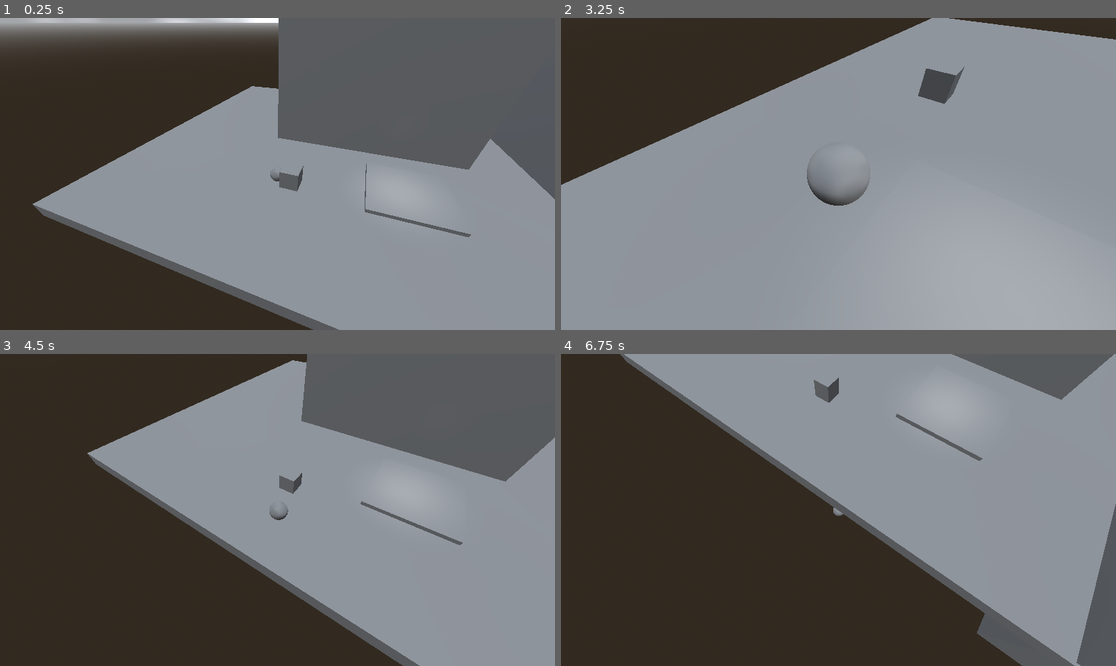
Above: before the commit, frames 1-4 (two rows, left to right).
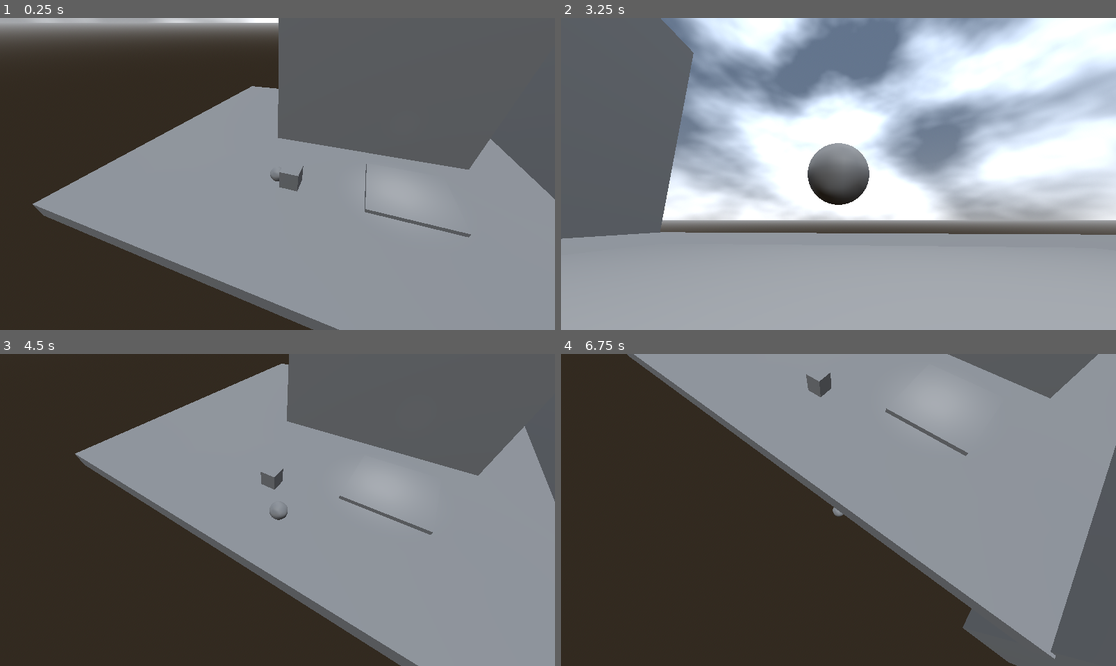
Above: after the commit, the same moments.

Repository: sjgillGit/GWJ-68
Game: Godot game, scene res://Scenes/3d_move_template.tscn
Two runs of this game, one before a commit and one after it. Both use one fixed random seed, a clock stepped at 60 frames per second and the inputs below. The project has no main scene, so this scene is started directly.
Inputs:
- Up to frame 1 (0.25 s): no input
- Up to frame 2 (3.25 s): hold D (move_right) 0.53-1.28 s; tap Shift (move_sprint) every 0.75 s from 0.6 to 2.85 s; tap Space (move_jump) at 0.77, 1.52, 3.02 s; hold S (move_down) 1.28-2.03 s; hold D (move_right) 2.03-2.78 s; hold W (move_up) from 2.78 s (still down)
- Up to frame 3 (4.5 s): release W (move_up) at 3.53 s; hold A (move_left) from 3.53 s (still down); tap Shift (move_sprint) at 3.6, 4.35 s; tap Space (move_jump) at 3.77 s
- Up to frame 4 (6.75 s): tap Space (move_jump) at 4.52, 6.02 s; release A (move_left) at 5.03 s; hold S (move_down) 5.03-5.78 s; tap Shift (move_sprint) at 5.1, 5.85, 6.6 s; hold D (move_right) 5.78-6.53 s; hold W (move_up) from 6.53 s (still down)

The runs differ from the first frame. In frame 2, 65% of the frame differs, in the area x 0-100%, y 0-71%; in frame 3, 4.8%; in frame 4, 5.2%.

Commit message:
Player_Movement tweaking camera positions in example scene

Diff:
--- a/Scenes/3d_move_template.tscn
+++ b/Scenes/3d_move_template.tscn
@@ -150,7 +150,7 @@
 transform = Transform3D(0.00591557, 0, 0.999979, 0, 1, 0, -0.999983, 0, 0.00591554, 20.4953, 7.39098e-06, -12.8028)
 
 [node name="Camera3D" parent="Play_Area_1/Camera_Path_Jerky/PathFollow3D" instance=ExtResource("4_ayvgr")]
-transform = Transform3D(-0.344619, 0.252604, -0.904118, -0.168548, 0.930815, 0.324308, 0.92349, 0.264151, -0.278202, -0.294395, 7.80846, -3.87283)
+transform = Transform3D(1, 0, 0, 0, 1, 0, 0, 0, 1, -0.294395, 7.80846, -3.87283)
 
 [node name="CollisionShape3D" type="CollisionShape3D" parent="Play_Area_1"]
 transform = Transform3D(1, 0, 0, 0, 1, 0, 0, 0, 1, -4.66885, 4.85074, -1.85272)
@@ -163,6 +163,7 @@
 give_back_camera = false
 
 [node name="Camera3D" parent="Transition_Area" instance=ExtResource("4_ayvgr")]
+transform = Transform3D(1, 0, 0, 0, 1, 0, 0, 0, 1, 0, 5, 0)
 
 [node name="CollisionShape3D" type="CollisionShape3D" parent="Transition_Area"]
 transform = Transform3D(1, 0, 0, 0, 1, 0, 0, 0, 1, 2.10991, 0, 0.193054)
@@ -249,9 +250,10 @@
 curve = SubResource("Curve3D_4geq7")
 
 [node name="PathFollow3D" type="PathFollow3D" parent="Play_Area_3/Path3D"]
+transform = Transform3D(-0.999992, 0, -0.00399961, 0, 1, 0, 0.00399961, 0, -0.999992, 5.00977, 0, -10.6485)
 
 [node name="Camera3D" parent="Play_Area_3/Path3D/PathFollow3D" instance=ExtResource("4_ayvgr")]
-transform = Transform3D(0.350939, -0.251973, 0.90186, 4.20981e-06, 0.963116, 0.269086, -0.936398, -0.094429, 0.337996, 1.59572, 3.10932, 1.8484)
+transform = Transform3D(1, 0, 0, 0, 1, 0, 0, 0, 1, 1.5954, 3.10932, 1.9315)
 
 [node name="AreaTransition3" type="Area3D" parent="." node_paths=PackedStringArray("local_camera")]
 transform = Transform3D(1, 0, 0, 0, 1, 0, 0, 0, 1, 29.15, 0.0255127, -34.4911)
@@ -265,7 +267,7 @@
 shape = SubResource("BoxShape3D_vdqg7")
 
 [node name="Camera3D" parent="AreaTransition3" instance=ExtResource("4_ayvgr")]
-transform = Transform3D(0.350939, -0.251973, 0.90186, 4.20981e-06, 0.963116, 0.269086, -0.936398, -0.094429, 0.337996, 5.12393, 3.34565, -5.44325)
+transform = Transform3D(1, 0, 0, 0, 1, 0, 0, 0, 1, 5.12393, 3.34565, -5.44325)
 
 [connection signal="body_entered" from="Play_Area_1" to="Play_Area_1" method="_on_body_entered"]
 [connection signal="body_exited" from="Play_Area_1" to="Play_Area_1" method="_on_body_exited"]
--- a/Scenes/camcorder.tscn
+++ b/Scenes/camcorder.tscn
@@ -3,6 +3,6 @@
 [ext_resource type="Script" path="res://Scripts/camera.gd" id="1_gr4k6"]
 
 [node name="Camera3D" type="Camera3D"]
-transform = Transform3D(0.350939, -0.251973, 0.90186, 4.20981e-06, 0.963116, 0.269086, -0.936398, -0.094429, 0.337996, 1.51731, 3.10932, 1.76999)
+transform = Transform3D(1, 0, 0, 0, 1, 0, 0, 0, 1, 0, 0, 0)
 script = ExtResource("1_gr4k6")
 is_player_movement_adjusted = true
